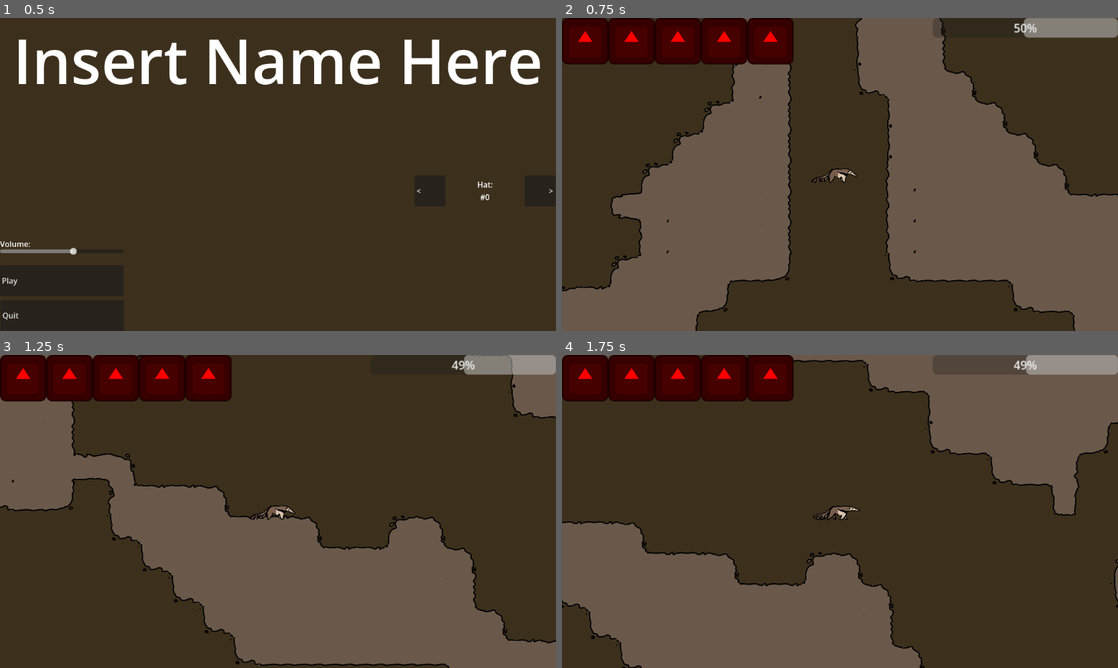
Above: before the commit, frames 1-4 (two rows, left to right).
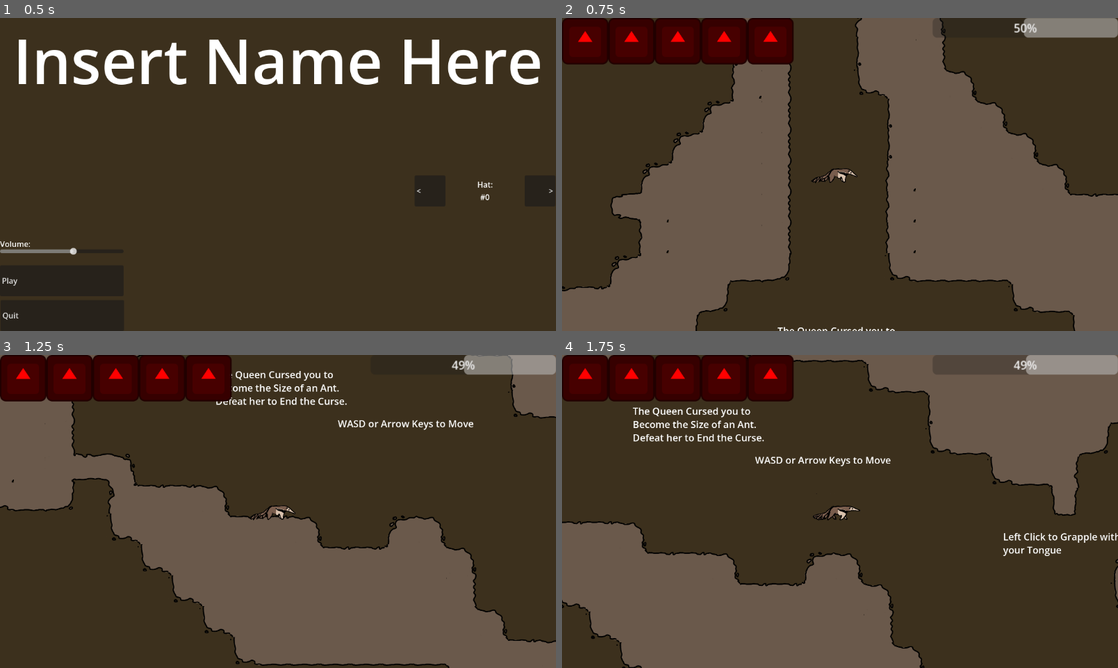
Above: after the commit, the same moments.

Repository: IncrediblyCreativeUsername/Team-Indecisive-Cutthroat-2026
Game: Godot game, scene res://UI/MainMenu.tscn
Two runs of this game, one before a commit and one after it. Both use one fixed random seed, a clock stepped at 60 frames per second and the inputs below. The engine's default icon, where the game draws it, is replaced by a stand-in: a white triangle on a blue panel in a dark square.
Inputs (mouse positions are in pixels of both pictures, inside the frame that each line leads up to):
- Up to frame 1 (0.5 s): no input
- Up to frame 2 (0.75 s): click "Play" at 0.5 s
- Up to frame 3 (1.25 s): no input
- Up to frame 4 (1.75 s): tap Enter at 1.25 s; move the mouse to (962, 495) at 1.27 s; hold D (MOVE_RIGHT) from 1.28 s (still down); tap Q (DROP) at 1.35 s; tap W (JUMP) at 1.52 s

Frame 1 is identical in both runs. In frame 2, less than 0.1% of the frame differs, in the area x 38-60%, y 98-100%; in frame 3, 0.9%; in frame 4, 1.4%, in the area x 12-100%, y 16-65%.

Commit message:
Level One Tutorial Text

Diff:
--- a/Game/Game.tscn
+++ b/Game/Game.tscn
@@ -11,6 +11,9 @@
 [ext_resource type="AudioStream" uid="uid://caqdoipvw60sr" path="res://Art/Sounds/Music/AnteaterLevelMusic(NameTBD).wav" id="9_eqev2"]
 [ext_resource type="PackedScene" uid="uid://b4w6kdudqm68g" path="res://Boss/Boss.tscn" id="10_q6w4l"]
 
+[sub_resource type="Theme" id="Theme_q6w4l"]
+default_font_size = 40
+
 [node name="Game" type="Node2D" unique_id=58104947]
 script = ExtResource("1_hqwdr")
 
@@ -21,6 +24,79 @@
 
 [node name="Pause" parent="." unique_id=1763727713 instance=ExtResource("4_fuqhk")]
 visible = false
+
+[node name="Tutorial Text" type="Control" parent="." unique_id=1126238368]
+layout_mode = 3
+anchors_preset = 0
+offset_right = 40.0
+offset_bottom = 40.0
+theme = SubResource("Theme_q6w4l")
+
+[node name="RichTextLabel" type="RichTextLabel" parent="Tutorial Text" unique_id=1193120770]
+layout_mode = 0
+offset_left = -5314.0
+offset_top = -1423.0
+offset_right = -4739.0
+offset_bottom = -1292.0
+text = "WASD or Arrow Keys to Move"
+
+[node name="RichTextLabel2" type="RichTextLabel" parent="Tutorial Text" unique_id=525670209]
+layout_mode = 0
+offset_left = -4286.0
+offset_top = -1106.0
+offset_right = -3711.0
+offset_bottom = -975.0
+text = "Left Click to Grapple with your Tongue"
+
+[node name="RichTextLabel3" type="RichTextLabel" parent="Tutorial Text" unique_id=1409358590]
+layout_mode = 0
+offset_left = -2433.0
+offset_top = -1291.0
+offset_right = -1858.0
+offset_bottom = -1043.0
+text = "E to Pick Up Dead Ants
+	Q to Drop Them"
+
+[node name="RichTextLabel4" type="RichTextLabel" parent="Tutorial Text" unique_id=1890589680]
+layout_mode = 0
+offset_left = -832.0
+offset_top = -1344.0
+offset_right = -170.0
+offset_bottom = -1111.0
+text = "Your Nephew, Philip, Is Starving, Bring Him Ants -->
+Or Eat Them Yourself (E) To Heal."
+
+[node name="RichTextLabel7" type="RichTextLabel" parent="Tutorial Text" unique_id=390889380]
+layout_mode = 0
+offset_left = 37.0
+offset_top = -1621.0
+offset_right = 612.0
+offset_bottom = -1388.0
+text = "If his Hunger Bar (Top Right) Runs Out, You Lose."
+
+[node name="RichTextLabel8" type="RichTextLabel" parent="Tutorial Text" unique_id=1378255760]
+layout_mode = 0
+offset_left = 1473.0
+offset_top = -1994.0
+offset_right = 2048.0
+offset_bottom = -1761.0
+text = "Philip"
+
+[node name="RichTextLabel5" type="RichTextLabel" parent="Tutorial Text" unique_id=1821539803]
+layout_mode = 0
+offset_left = -5821.0
+offset_top = -1626.0
+offset_right = -5246.0
+offset_bottom = -1393.0
+text = "The Queen Cursed you to Become the Size of an Ant. Defeat her to End the Curse."
+
+[node name="RichTextLabel6" type="RichTextLabel" parent="Tutorial Text" unique_id=1661824297]
+layout_mode = 0
+offset_left = 2829.0
+offset_top = 3361.0
+offset_right = 3404.0
+offset_bottom = 3594.0
+text = "You are No Longer Strong Enough to Defeat the Queen. You Must Lead her to your Nephew."
 
 [node name="Player" parent="." unique_id=1863645860 instance=ExtResource("3_iv3md")]
 position = Vector2(-5562, -2337)
